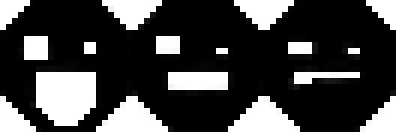
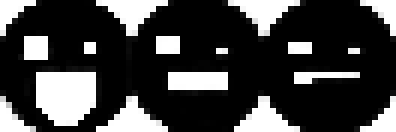
The second 396px x 132px image is a revision of the first. Changes to its layers:
painted on "Layer 3" over box(12, 0, 396, 132)
painted on "Layer 2" over box(126, 0, 270, 132)
painted on "Layer 1" over box(0, 0, 138, 132)
